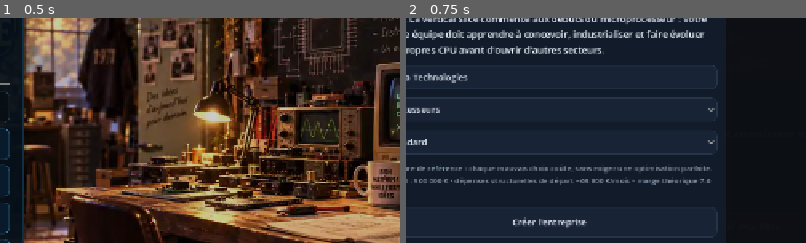
Above: before the commit, frames 1-2 (left to right).
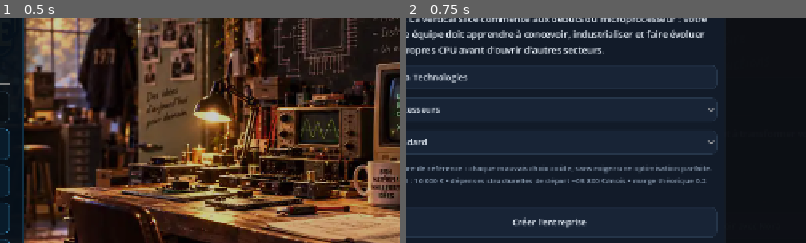
Above: after the commit, the same moments.

Repository: vadorus/addonhardwaregame2d
Game: Godot game, scene res://ui/MainMenuV031.tscn
Two runs of this game, one before a commit and one after it. Both use one fixed random seed, a clock stepped at 60 frames per second and the inputs below.
Inputs:
- Up to frame 1 (0.5 s): no input
- Up to frame 2 (0.75 s): click "Nouvelle partie" at 0.5 s
The pictures show only the part of the screen within x 32-82%, y 26-76%; the shares and areas given below are measured in that part.

Frame 1 is identical in both runs. In frame 2, 0.8% of the frame differs, in the area x 2-76%, y 70-75%.

Commit message:
balance(start): scale new games to a believable garage budget

Diff:
--- a/scripts/BalanceManager.gd
+++ b/scripts/BalanceManager.gd
@@ -8,7 +8,7 @@
 	"ACCESSIBLE":{
 		"label":"Accessible",
 		"description":"Plus de marge de trésorerie et un marché un peu plus permissif. La simulation reste complète.",
-		"starting_capital":600000,
+		"starting_capital":22000,
 		"operating_cost":0.88,
 		"salary_cost":0.92,
 		"research_cost":0.88,
@@ -20,7 +20,7 @@
 	"STANDARD":{
 		"label":"Standard",
 		"description":"Équilibre de référence : chaque mauvais choix coûte, sans exiger une optimisation parfaite.",
-		"starting_capital":500000,
+		"starting_capital":16000,
 		"operating_cost":1.00,
 		"salary_cost":1.00,
 		"research_cost":1.00,
@@ -32,7 +32,7 @@
 	"REALISTIC":{
 		"label":"Réaliste",
 		"description":"Trésorerie plus tendue, coûts plus lourds, demande moins tolérante et concurrents plus rapides.",
-		"starting_capital":420000,
+		"starting_capital":12000,
 		"operating_cost":1.10,
 		"salary_cost":1.08,
 		"research_cost":1.12,
@@ -63,7 +63,7 @@
 	return str(profile_data(profile_key).get("description", ""))
 
 func starting_capital() -> int:
-	return int(profile_data().get("starting_capital", 500000))
+	return int(profile_data().get("starting_capital", 16000))
 
 func expense_amount(base_amount: int, category: String) -> int:
 	if base_amount <= 0:
@@ -111,11 +111,10 @@
 	return float(profile_data().get("first_generation_runway_target", 7.5))
 
 func projected_starting_monthly_burn() -> int:
-	# Base de départ : locaux/politiques + les sept salaires initiaux + recherche continue.
-	var company_base := expense_amount(7500 + 6000 + 5000 + 2500, "Bureaux et infrastructure")
-	var payroll_base := expense_amount(32800, "Salaires")
-	var research_base := expense_amount(12000, "Recherche CPU")
-	return company_base + payroll_base + research_base
+	# Départ 1971 : vous êtes seul dans votre garage. Pas de payroll ni de laboratoire CPU.
+	var garage_overhead := expense_amount(500, "Garage et fournitures")
+	var typical_contract := expense_amount(900, "Développement logiciel")
+	return garage_overhead + typical_contract
 
 func starting_runway_months() -> float:
 	return float(starting_capital()) / maxf(float(projected_starting_monthly_burn()), 1.0)
